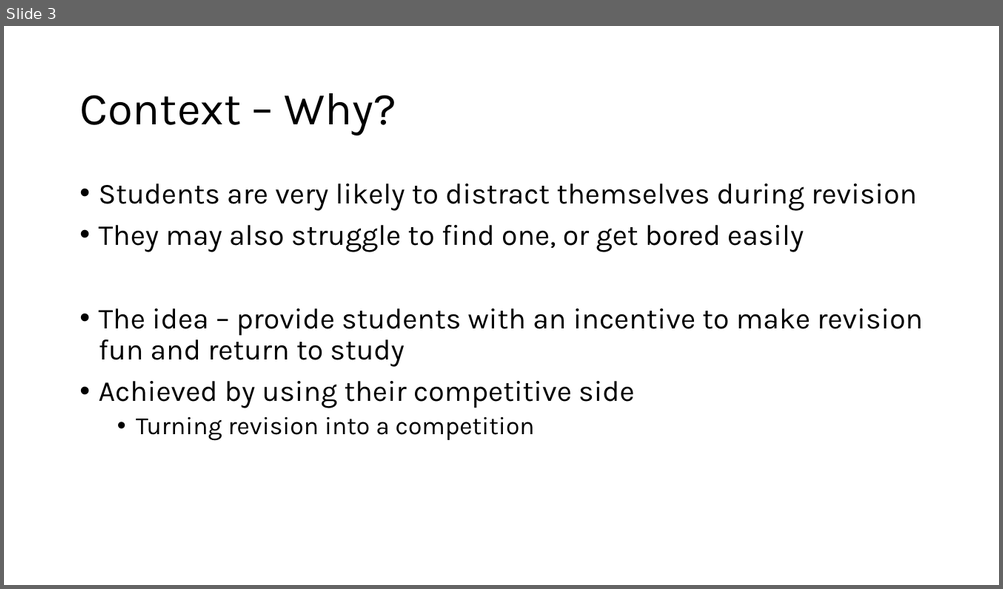
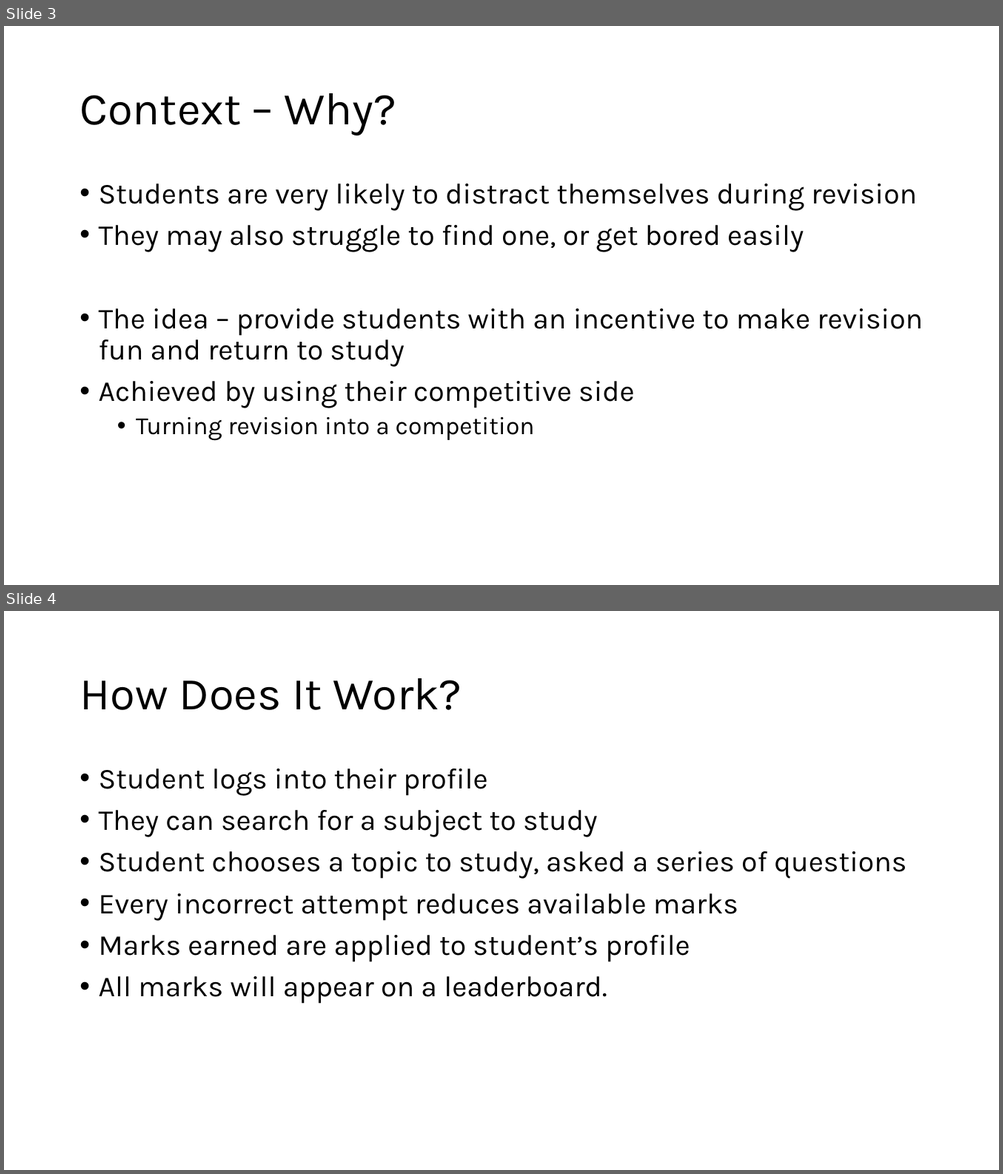
Before and after one commit to shahd9290/Competitive-Revision-Website, a slide deck: documents/Danyal Shah Interim Presentation.pptx. Shown one above the other, each under a label of ours: slide 3 before the commit, slides 3 and 4 after it. The pictures are 1003x589 and 1003x1174 pixels, drawn with LibreOffice and Linux fonts; fonts in the diff are those of the drawing. Boxes give left, top, right and bottom in pixels: in the first picture for what was removed or moved away, otherwise in the second. Text is boxed around its words. In the diff, an @@ line names an element or a change of style, - is before the commit and + after.

```diff
--- a/documents/Danyal Shah Interim Presentation.pptx
+++ b/documents/Danyal Shah Interim Presentation.pptx
@@ slide 4 added at <box>4,611,999,1170</box>, background #FFFFFF @@
@@ title added at <box>79,678,461,710</box>, 44 pt, text #000000 @@
+How Does It Work?
@@ text added at <box>99,769,906,1004</box>, 28 pt, text #000000 @@
+• Student logs into their profile
+• They can search for a subject to study
+• Student chooses a topic to study, asked a series of questions
+• Every incorrect attempt reduces available marks
+• Marks earned are applied to student’s profile
+• All marks will appear on a leaderboard.
```
Also in this commit, not shown: 1 slide changed, 1 other slide added, 2 slides removed.
